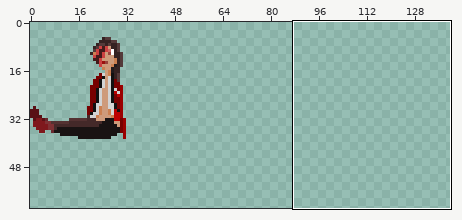
Sprite sheet: CasaDesDiamantes/sprites/VIP_spr/1877d139-78ea-49b2-b4e3-cc97878a8c80.png. The first picture is a wide view before the edit; the outline marks the close-up.
Close-up. Before the edit:
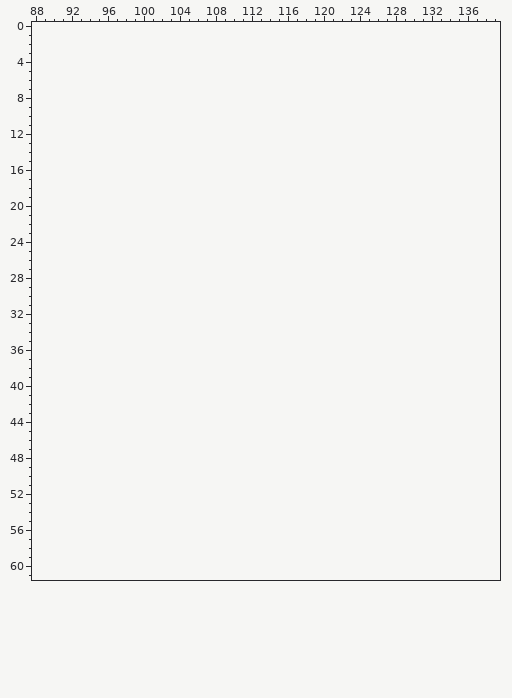
The file is 64x64 pixels. Colours within 5 levels of each other are drawn and written as one. Shown: x 88..139, y 0..61. The old version is drawn lined up with the new one, on the new canvas. The wide view leaves out empty margins. The commit also changed other parts of the picture, which this record leaves out.
Palette (. is transparent): 
Pixels before (only the part around the change), first column x 89:
 0 ..................................................
 1 ..................................................
 2 ..................................................
 3 ..................................................
 4 ..................................................
 5 ..................................................
 6 ..................................................
 7 ..................................................
 8 ..................................................
 9 ..................................................
10 ..................................................
11 ..................................................
12 ..................................................
13 ..................................................
14 ..................................................
15 ..................................................
16 ..................................................
17 ..................................................
18 ..................................................
19 ..................................................
20 ..................................................
21 ..................................................
22 ..................................................
23 ..................................................
24 ..................................................
25 ..................................................
26 ..................................................
27 ..................................................
28 ..................................................
29 ..................................................
30 ..................................................
31 ..................................................
32 ..................................................
33 ..................................................
34 ..................................................
35 ..................................................
36 ..................................................
37 ..................................................
38 ..................................................
39 ..................................................
40 ..................................................
41 ..................................................
42 ..................................................
43 ..................................................
44 ..................................................
45 ..................................................
46 ..................................................
47 ..................................................
48 ..................................................
49 ..................................................
50 ..................................................
51 ..................................................
52 ..................................................
53 ..................................................
54 ..................................................
55 ..................................................
56 ..................................................
57 ..................................................
58 ..................................................
59 ..................................................
60 ..................................................
61 ..................................................
Now the later version:
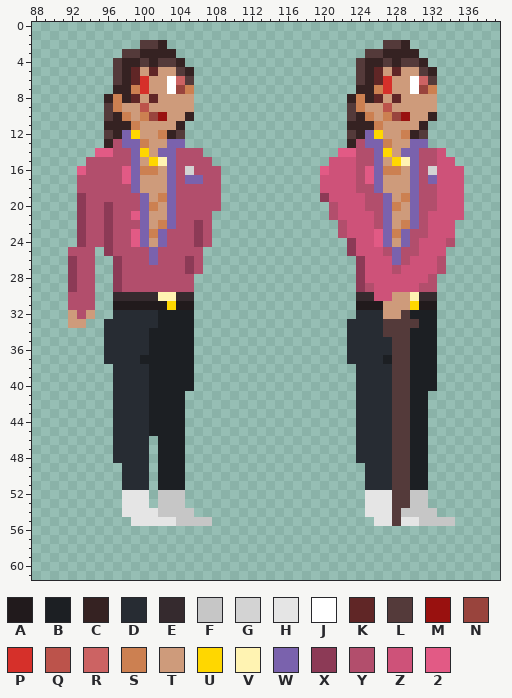
Colours new in this view: A #211a1c  B #1c1f23  C #352222  D #272c33  E #352a2e  F #c6c6c6  G #d3d3d3  H #e5e5e5  J #ffffff  K #602626  L #543a3a  M #99110f  N #99443d  P #d6302a  Q #bc534b  R #cc6363  S #cc8051  T #ce9b7b  U #ffd700  V #fff3b2  W #7a62ad  X #8c3a56  Y #b24e6c  Z #ce5279  2 #e25a85
What changed:
canvas 64x64 -> 164x64, the old top-left corner now at -26,0 (the part of the old canvas that was cut away was empty and is not shown)
Changed rows in their new state; - is an unchanged pixel.
first column x 92:
 2 --------LLC------------------------LLC------
 3 ------LLCCCC---------------------LLCCCC-----
 4 -----LCCLCLLC-------------------LCCLCLLC----
 5 -----LCKTKTTLC------------------LCKTKTTLC---
 6 -----LCKPTTJRL------------------LCKPTTJRL---
 7 -----CCSPTTJNS------------------CCSPTTJNS---
 8 ----CSCKTKTTTT-----------------CSCKTKTTTT---
 9 ----LSTTQTTTTT-----------------LSTTQTTTTT---
10 ----LCSTSNMTTC-----------------LCSTSNMTTC---
11 ----CCCSTTTTC------------------CCCSTTTTC----
12 ----LCWUTTSCL------------------LCWUTTSCL----
13 ----CYWWSTTWW------------------CYWWSTTWW----
14 ---22YYWUTWWYYY---------------22YYWUTWWYYZ--
15 --YYYYYWTUVWYYYY-------------ZZZYYWTUVWYYZZ-
16 -2YYYY2WSSTWYGYYY-----------2ZZZY2WSSTWYGZZZ
17 -YYYYY2WTTTWYWWYY-----------ZZZZY2WTTTWYWZZZ
18 -YYYYYYWTTTWYYYYY-----------ZZZZYYWTTTWYYZZZ
19 -XYYYYYYWTSWYYYYY-----------XZZZZYYWTSWYYZZZ
20 -XYYXYYYWSTWYYYYY------------YZZZYYWSTWYYZZZ
21 -XYYXYY2WTTWYYYY-------------YZZZZYWTTWYZZZZ
22 -XYYXYYYWTSWYYXY--------------YZZZYWTSWYZZZ-
23 -XYYXYY2WSWYYYXY--------------YZZZ2WSWYYZZZ-
24 -XYYXYY2WTWYYYXY---------------XZZ2WTWYZZZY-
25 YYY-XYYYYWYYYYY----------------XZZZYWYYZZZ--
26 XYY--XYYYWYYYXY-----------------XZZZWYZZZY--
27 XYY--XYYYYYYYXY-----------------XZZZYZZZZY--
28 XYY--XYYYYYYYY------------------XZZZZZZZY---
29 XYY--XYYYYYYYY------------------XYZZZZZYY---
30 YYY--EEEEEVVEE------------------EEZZTTVEE---
31 YYY--AAAAAAUAA------------------AAATTTUAA---
32 TYT--DDDDDBBBB------------------DDDTTLBBB---
33 TT--DDDDDDBBBB-----------------DDDDLLLLBB---
34 ----DDDDDBBBBB-----------------DDDDLLLBBB---
35 ----DDDDDBBBBB-----------------DDDDDLLBBB---
36 ----DDDDDBBBBB-----------------DDDDDLLBBB---
37 ----DDDDBBBBBB-----------------DDDDBLLBBB---
38 -----DDDDBBBBB------------------DDDDLLBBB---
39 -----DDDDBBBBB------------------DDDDLLBBB---
40 -----DDDDBBBBB------------------DDDDLLBBB---
41 -----DDDDBBBB-------------------DDDDLLBB----
42 -----DDDDBBBB-------------------DDDDLLBB----
43 -----DDDDBBBB-------------------DDDDLLBB----
44 -----DDDDBBBB-------------------DDDDLLBB----
45 -----DDDDBBBB-------------------DDDDLLBB----
46 -----DDDD-BBB-------------------DDDDLLBB----
47 -----DDDD-BBB-------------------DDDDLLBB----
48 -----DDDD-BBB-------------------DDDDLLBB----
49 ------DDD-BBB--------------------DDDLLBB----
50 ------DDD-BBB--------------------DDDLLBB----
51 ------DDD-BBB--------------------DDDLLBB----
52 ------HHH-FFF--------------------HHHLLFF----
53 ------HHH-FFF--------------------HHHLLFF----
54 ------HHHHFFFF-------------------HHHLFFFF---
55 -------HHHHHFFFF------------------HHLHHFFFF-
Boxes around the changes in both close-ups, in picture pixels (x1, y1, x2, y2):
added: (68, 40, 221, 526)
added: (320, 40, 464, 526)
